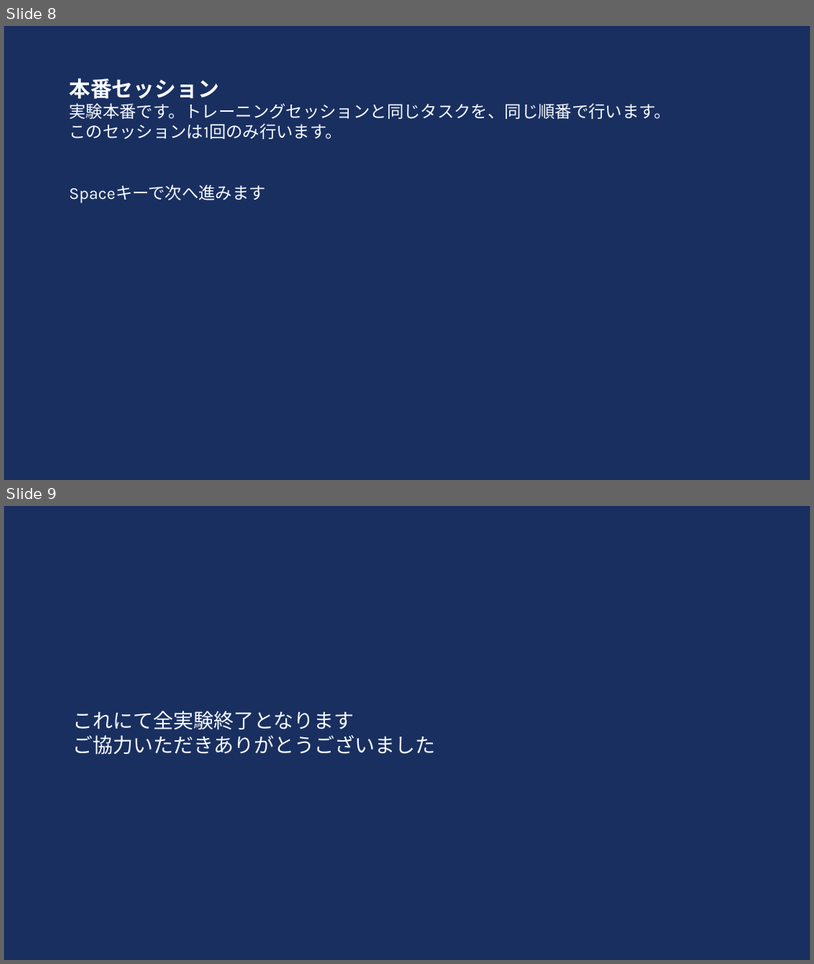
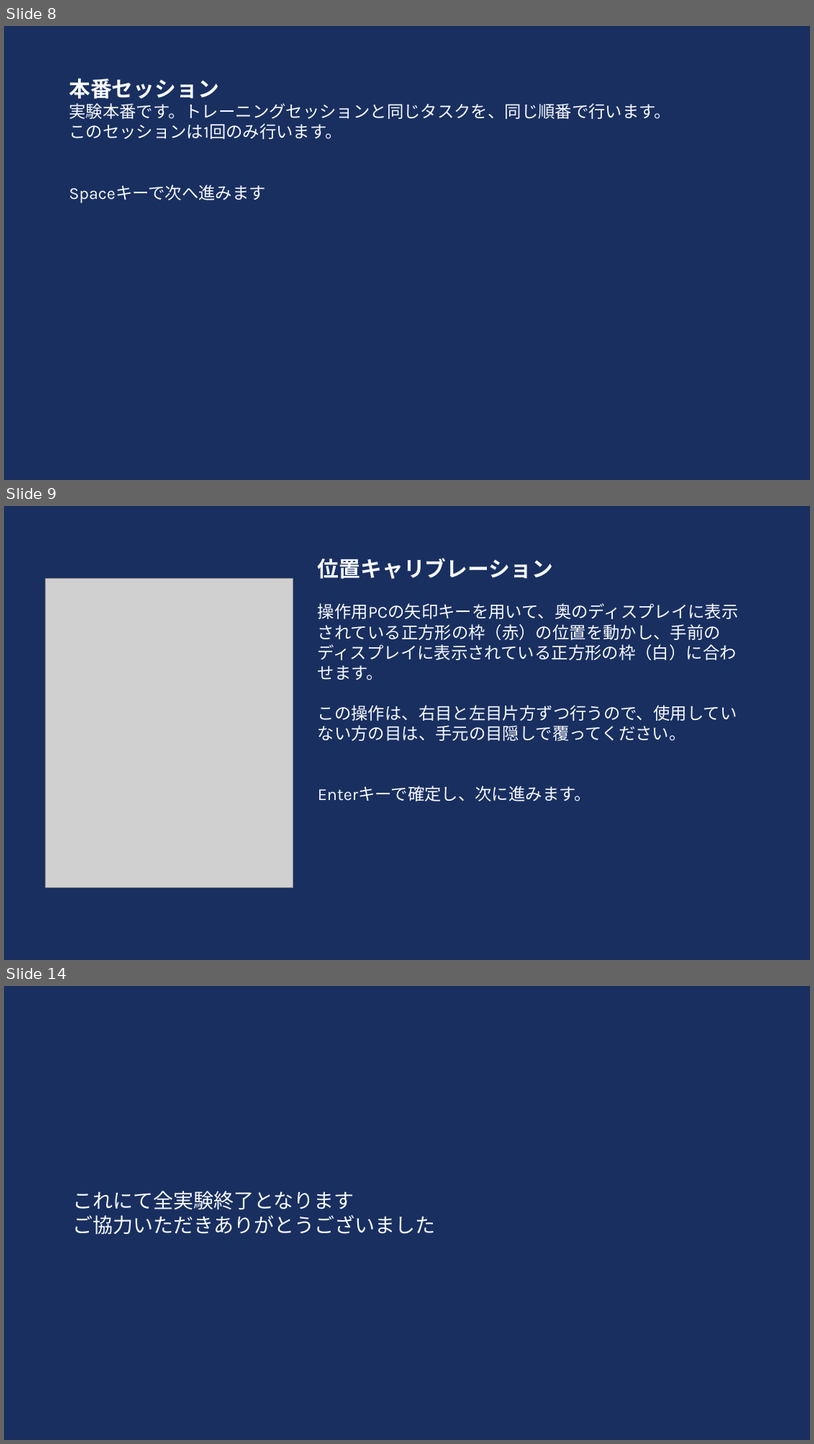
Before and after one commit to HAMADAKAZUKI2423/lab, a slide deck: tex/ethicsreview/ethics_review_visibility/別紙2評価実験説明.pptx. Shown one above the other, each under a label of ours: slides 8 and 9 before the commit, slides 8, 9 and 14 after it; the slides between them are not shown. The pictures are 814x964 and 814x1444 pixels, drawn with LibreOffice and Linux fonts; fonts in the diff are those of the drawing; grey boxes stand for pictures. Boxes give left, top, right and bottom in pixels: in the first picture for what was removed or moved away, otherwise in the second. Text is boxed around its words. In the diff, an @@ line names an element or a change of style, - is before the commit and + after.

```diff
--- a/tex/ethicsreview/ethics_review_visibility/別紙2評価実験説明.pptx
+++ b/tex/ethicsreview/ethics_review_visibility/別紙2評価実験説明.pptx
@@ slide 9 added at bbox=[4, 506, 810, 960], background #192F60 @@
@@ text added at bbox=[318, 558, 739, 801], 20 pt, text #F7FAFF @@
+位置キャリブレーション
+操作用PCの矢印キーを用いて、奥のディスプレイに表示されている正方形の枠（赤）の位置を動かし、手前のディスプレイに表示されている正方形の枠（白）に合わせます。
+この操作は、右目と左目片方ずつ行うので、使用していない方の目は、手元の目隠しで覆ってください。
+Enterキーで確定し、次に進みます。
@@ picture added at bbox=[45, 579, 293, 887] @@
@@ what was slide 9 is now slide 14 @@
```
Also in this commit, not shown: 5 slides changed, 16 other slides added.
